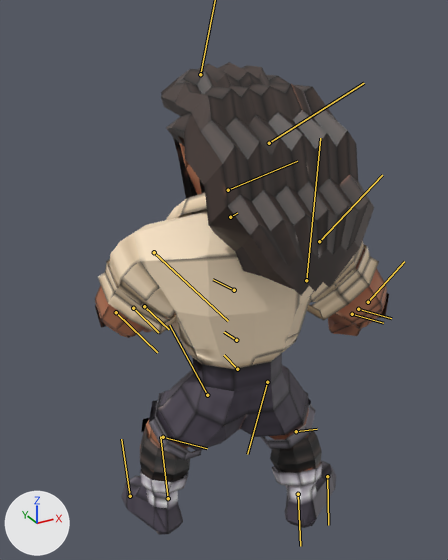
The FBX model Assets/3d/Son/Animations/Son_Idle.fbx, before and after one commit.
Before and after are seen from a 50 mm lens placed at (-0.0213, -0.0384, 0.043), pointed at (0.0023, 0.0044, 0.0215). Arrows for +X, +Y and +Z are at lower left; the lights stay in place. Both versions are drawn at frame 103 of the action 'Take 001'; the numbers are the values there. The bones that bend it are drawn over the model as lines.

Objects in the first picture: 'Face', 'Left_Arm_Hair', 'Left_Collar', 'Left_Collar_Knee', 'Left_Collar_Leg', 'Left_Knee_Hair', 'Right_Arm_Hair', 'Right_Collar', 'Right_Collar_Knee', 'Right_Collar_Leg', 'Son_Mesh'.
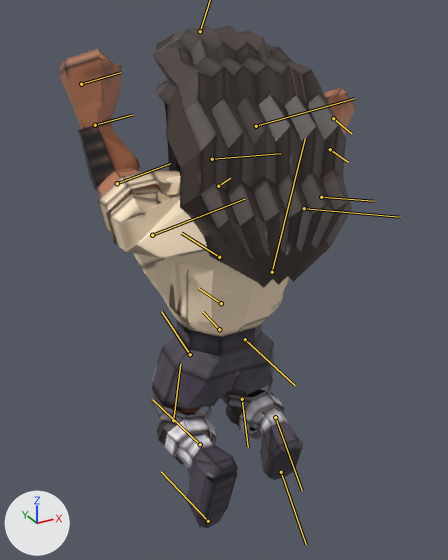
Where the change shows, as pixel boxes (x1, y1, x2, y2) in the pictures (448 x 560 px):
'Son_Mesh', posed (6% taller)
    before: (95, 62, 387, 535)
    after: (59, 25, 356, 528)
'Left_Collar', posed
    before: (98, 259, 176, 335)
    after: (98, 170, 180, 244)
'Right_Collar', posed (not visible afterwards)
    before: (307, 245, 379, 320)
'Right_Collar_Knee', posed
    before: (272, 462, 322, 486)
    after: (239, 393, 284, 440)
'Left_Collar_Knee', posed
    before: (140, 470, 188, 494)
    after: (164, 417, 217, 464)
'Left_Arm_Hair', posed
    before: (95, 305, 106, 328)
    after: (78, 125, 115, 191)
'Left_Collar_Leg', posed
    before: (149, 393, 208, 460)
    after: (150, 388, 212, 425)
'Right_Collar_Leg', posed
    before: (261, 398, 316, 449)
    after: (221, 384, 272, 407)
'Face', posed
    before: (173, 138, 197, 199)
    after: (164, 102, 180, 173)
'Right_Arm_Hair', posed
    before: (378, 293, 389, 318)
    after: (342, 154, 345, 181)
'Left_Knee_Hair', posed (not visible afterwards)
    before: (141, 418, 149, 432)
bone 'pasted__Hips', root to tip
    before: (237, 369) to (224, 355)
    after: (219, 329) to (203, 312)
bone 'pasted__Spine1', root to tip
    before: (236, 340) to (224, 332)
    after: (221, 303) to (199, 288)
bone 'pasted__Neck', root to tip
    before: (230, 217) to (237, 213)
    after: (218, 186) to (230, 178)
bone 'pasted__Head', root to tip
    before: (228, 190) to (297, 161)
    after: (212, 159) to (280, 153)
bone 'pasted__RightShoulder', root to tip
    before: (319, 241) to (382, 175)
    after: (304, 208) to (400, 217)
bone 'pasted__RightElbow', root to tip
    before: (368, 302) to (404, 261)
    after: (321, 197) to (374, 201)
bone 'pasted__LeftShoulder', root to tip
    before: (154, 252) to (228, 321)
    after: (152, 235) to (244, 199)
bone 'pasted__LeftElbow', root to tip
    before: (116, 312) to (157, 352)
    after: (117, 183) to (170, 163)
bone 'pasted__LeftLeg', root to tip
    before: (207, 395) to (169, 325)
    after: (190, 354) to (161, 311)
bone 'pasted__LeftKnee', root to tip
    before: (163, 437) to (207, 448)
    after: (173, 420) to (180, 364)
bone 'pasted__RightLeg', root to tip
    before: (267, 382) to (247, 454)
    after: (245, 339) to (295, 385)
bone 'pasted__RightKnee', root to tip
    before: (296, 431) to (317, 429)
    after: (242, 399) to (248, 447)

What the commit changed:
Bone 'pasted__Hips' (bone_pasted__hips) moves from (-0.18, 0.0, -0.1) to (0.03, 0.32, -0.1).
Bone 'pasted__Hips' (bone_pasted__hips) turns from (-8, 1, 7) to (0, 0, -6) degrees about its own x, y and z.
Bone 'pasted__Spine1' (bone_pasted__spine1) turns from (-6, 3, 12) to (0, 0, 10) degrees about its own x, y and z.
Bone 'pasted__Neck' (bone_pasted__neck) turns from (0, 0, 0) to (0, 0, -18) degrees about its own x, y and z.
Bone 'pasted__Head' (bone_pasted__head) turns from (16, 9, 2) to (1, -1, 16) degrees about its own x, y and z.
Bone 'pasted__RightShoulder' (bone_pasted__rightshoulder) turns from (1, 13, -48) to (87, 42, -7) degrees about its own x, y and z.
Bone 'pasted__RightElbow' (bone_pasted__rightelbow) turns from (0, 55, 0) to (0, 62, 0) degrees about its own x, y and z.
Bone 'pasted__LeftShoulder' (bone_pasted__leftshoulder) turns from (-26, 42, -61) to (16, 110, -89) degrees about its own x, y and z.
Bone 'pasted__LeftElbow' (bone_pasted__leftelbow) turns from (0, 59, 0) to (0, 61, 0) degrees about its own x, y and z.
Bone 'pasted__LeftLeg' (bone_pasted__leftleg) turns from (-13, 26, 33) to (4, 11, -1) degrees about its own x, y and z.
Bone 'pasted__LeftKnee' (bone_pasted__leftknee) turns from (0, 0, 36) to (0, 0, 88) degrees about its own x, y and z.
Bone 'pasted__RightLeg' (bone_pasted__rightleg) turns from (-40, 27, 7) to (5, 3, 0) degrees about its own x, y and z.
Bone 'pasted__RightKnee' (bone_pasted__rightknee) turns from (0, 0, 38) to (0, 0, 90) degrees about its own x, y and z.
